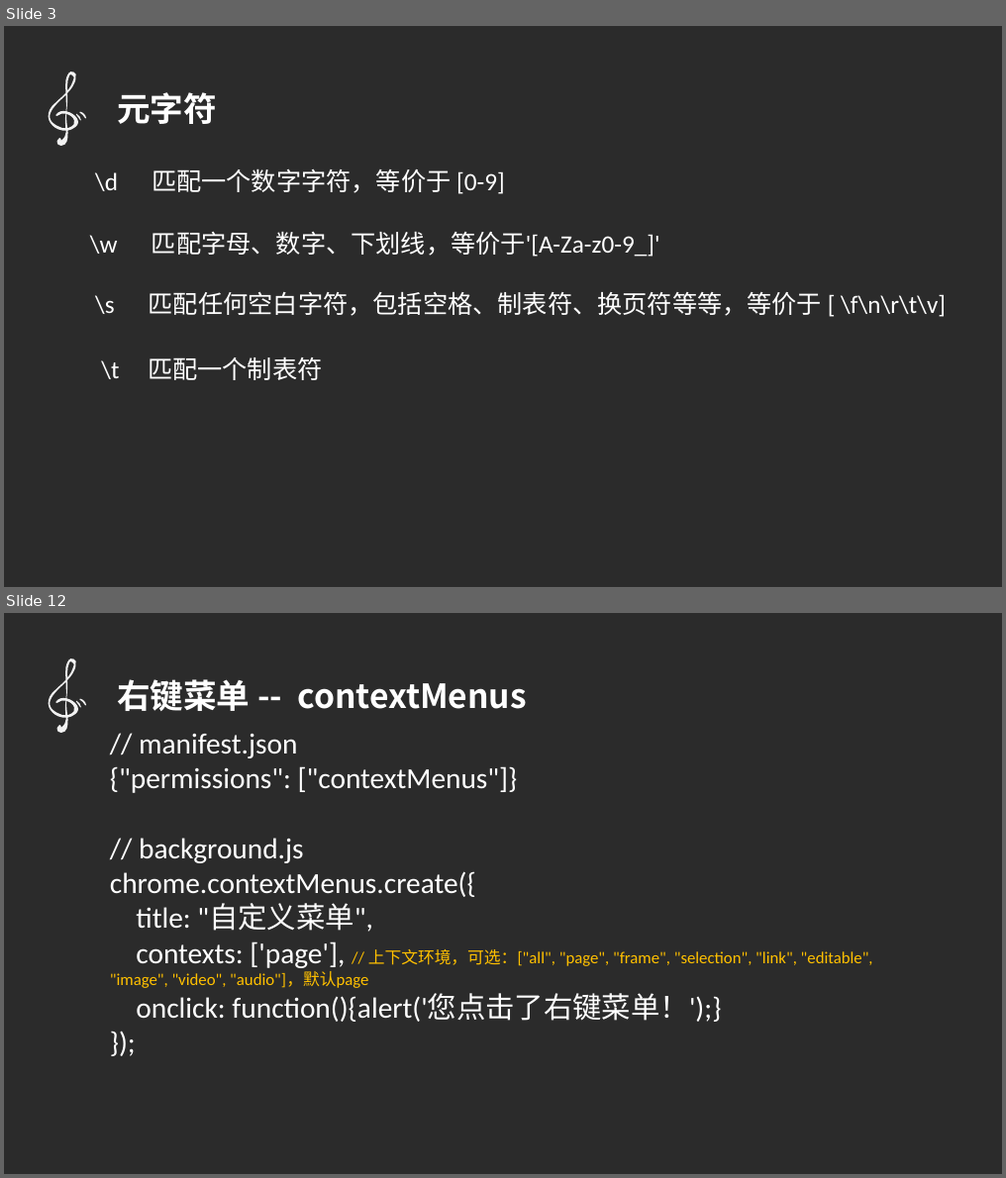
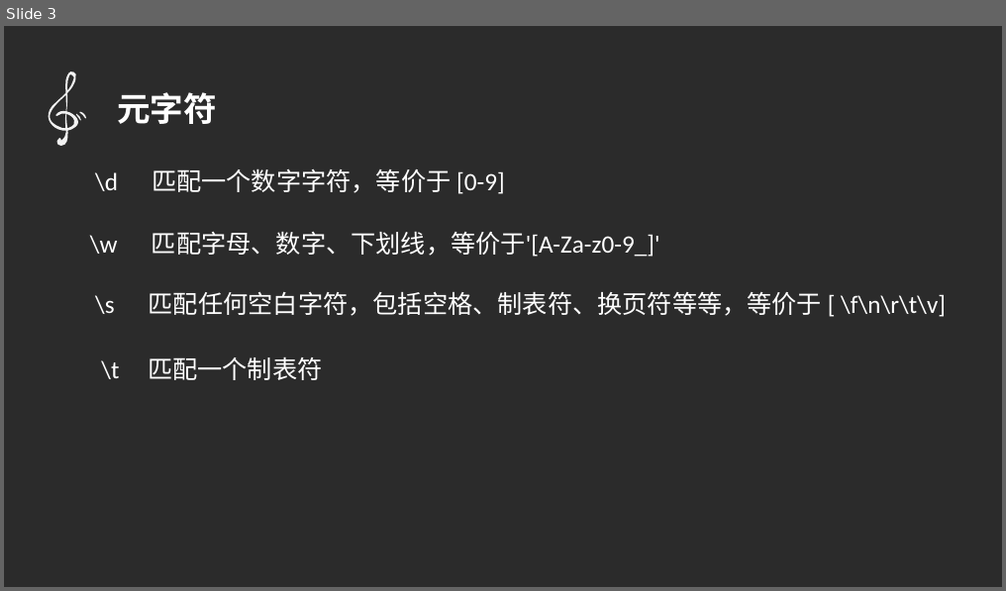
Before and after one commit to qq449245884/chromeTouir, a slide deck: 正则表达式/ppt.pptx. Shown one above the other, each under a label of ours: slides 3 and 12 before the commit, slide 3 after it; the slides between them are not shown. The pictures are 1006x1178 and 1006x591 pixels, drawn with LibreOffice and Linux fonts; fonts in the diff are those of the drawing; background and template pictures are left out; a plain dark background stands for a picture behind light text. Boxes give left, top, right and bottom in pixels: in the first picture for what was removed or moved away, otherwise in the second. Text is boxed around its words. In the diff, an @@ line names an element or a change of style, - is before the commit and + after.

```diff
--- a/正则表达式/ppt.pptx
+++ b/正则表达式/ppt.pptx
@@ slide 12 removed at [4, 613, 1002, 1174], background picture (left out) @@
@@ freeform shape removed at [38, 655, 94, 737] @@
@@ freeform shape removed at [74, 700, 82, 708] @@
@@ freeform shape removed at [77, 698, 88, 706] @@
@@ text removed at [117, 679, 527, 711] @@
-右键菜单 -- contextMenus
@@ text removed at [110, 734, 873, 1022] @@
-// manifest.json
-{"permissions": ["contextMenus"]}
-// background.js
-chrome.contextMenus.create({
-title: "自定义菜单",
-contexts: ['page'], // 上下文环境，可选：["all", "page", "frame", "selection", "link", "editable", "image", "video", "audio"]，默认page
-onclick: function(){alert('您点击了右键菜单！');}
-});
```
Also in this commit, not shown: 1 slide added, 16 other slides removed, 1 other file.
